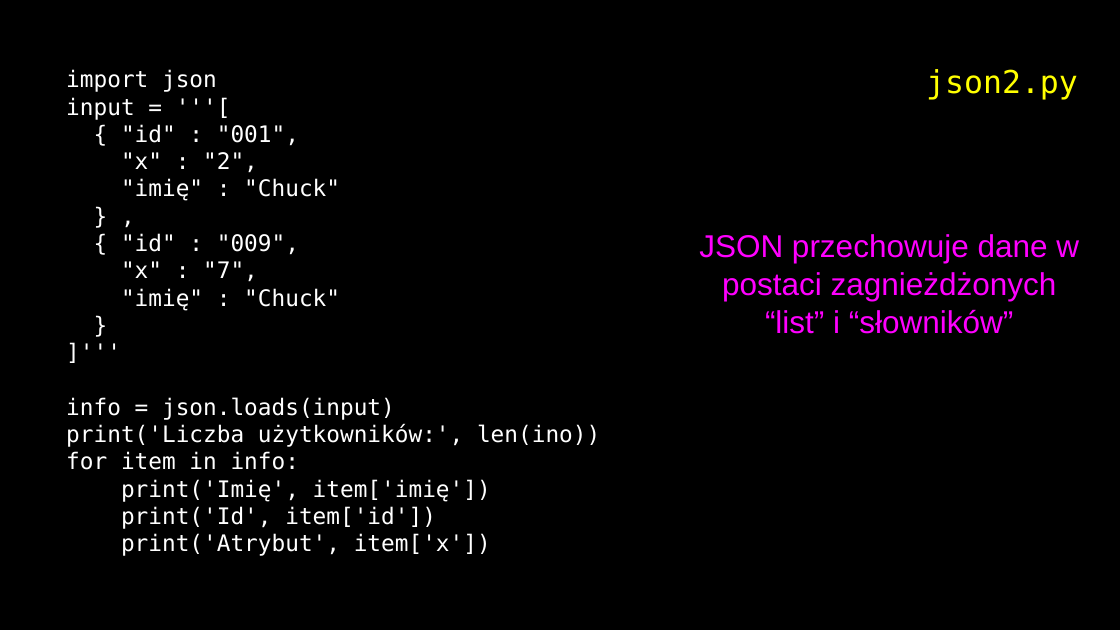
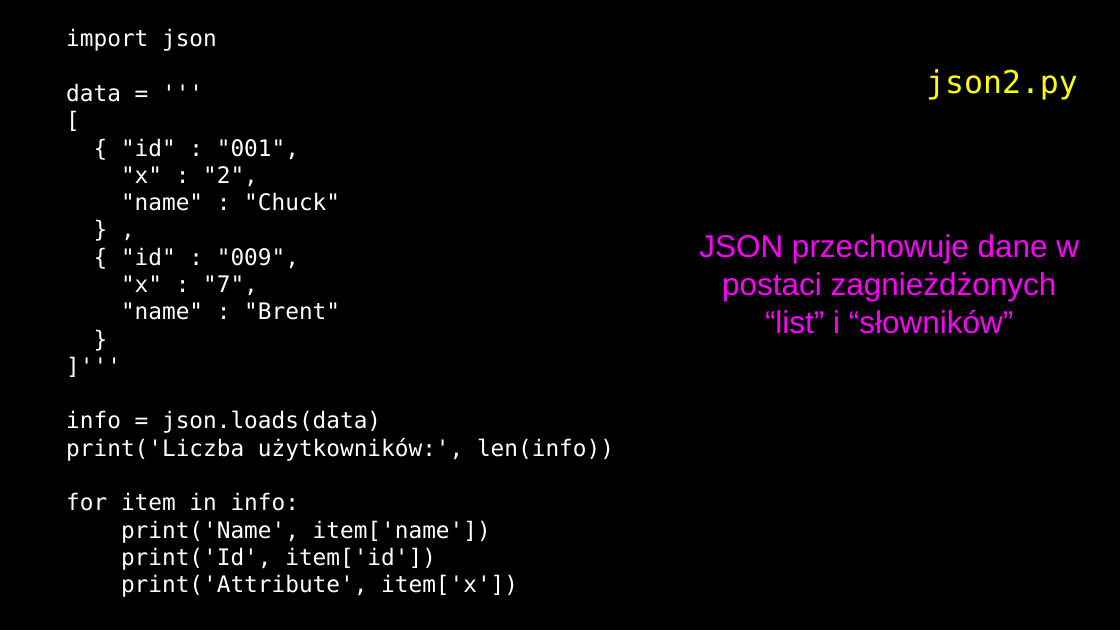
Before and after one commit to andre-wojtowicz/py4e-pl, a slide deck: slide 34 of lectures3/Pythonlearn-13-WebServices.pptx. Drawn at 1120x630 pixels with LibreOffice and Linux fonts; fonts in the diff are those of the drawing. Boxes give left, top, right and bottom in pixels: in the first picture for what was removed or moved away, otherwise in the second. Text is boxed around its words. In the diff, an @@ line names an element or a change of style, - is before the commit and + after.

```diff
--- a/lectures3/Pythonlearn-13-WebServices.pptx
+++ b/lectures3/Pythonlearn-13-WebServices.pptx
@@ text at box(66, 83, 121, 102): text changed @@
-input = '''[
+data = '''
+[
@@ text at box(121, 192, 340, 211): text changed @@
-"imię" : "Chuck"
+"name" : "Chuck"
@@ text at box(121, 302, 340, 320): text changed @@
-"imię" : "Chuck"
+"name" : "Brent"
@@ text at box(66, 410, 614, 461): text changed @@
-info = json.loads(input)
-print('Liczba użytkowników:', len(ino))
+info = json.loads(data)
+print('Liczba użytkowników:', len(info))
@@ text at box(121, 520, 491, 543): text changed @@
-print('Imię', item['imię'])
+print('Name', item['name'])
@@ text at box(121, 574, 518, 597): text changed @@
-print('Atrybut', item['x'])
+print('Attribute', item['x'])
```
Also in this commit, not shown: 27 other slides changed, 8 slides added, 8 slides removed, 39 other files.
